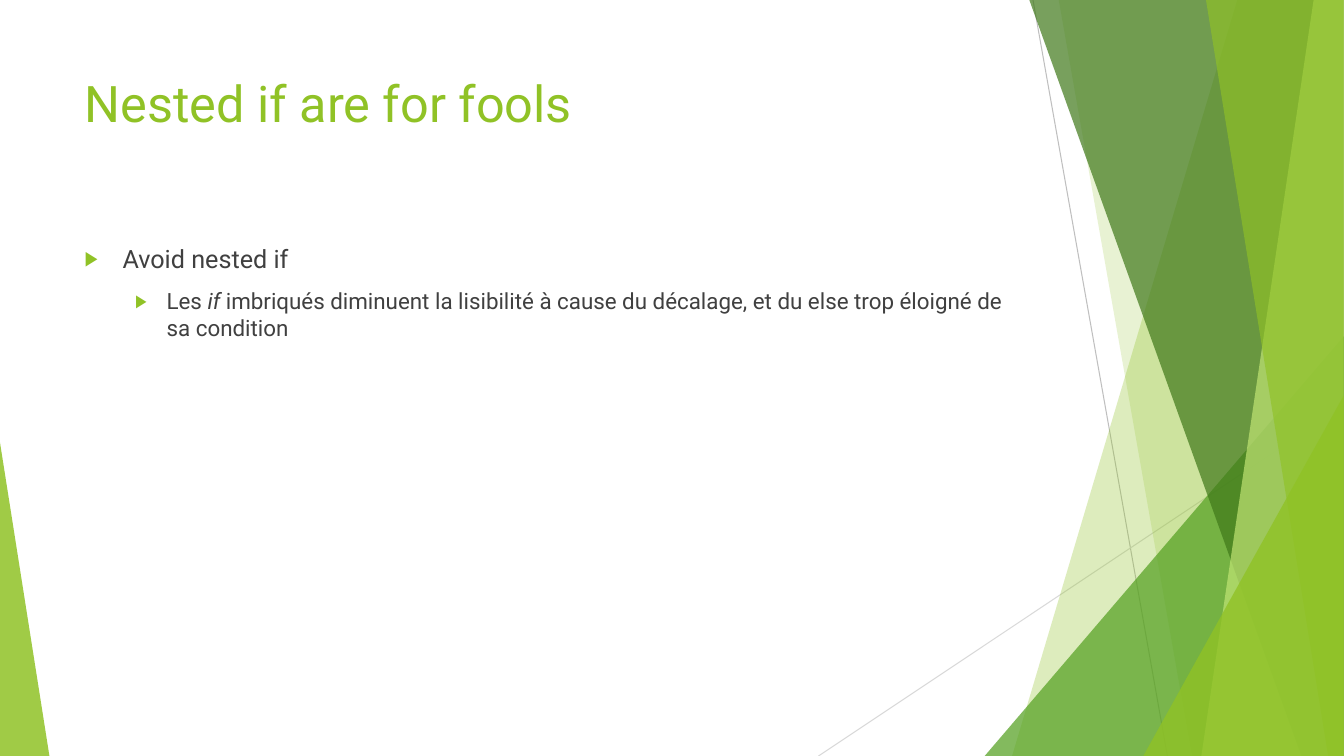
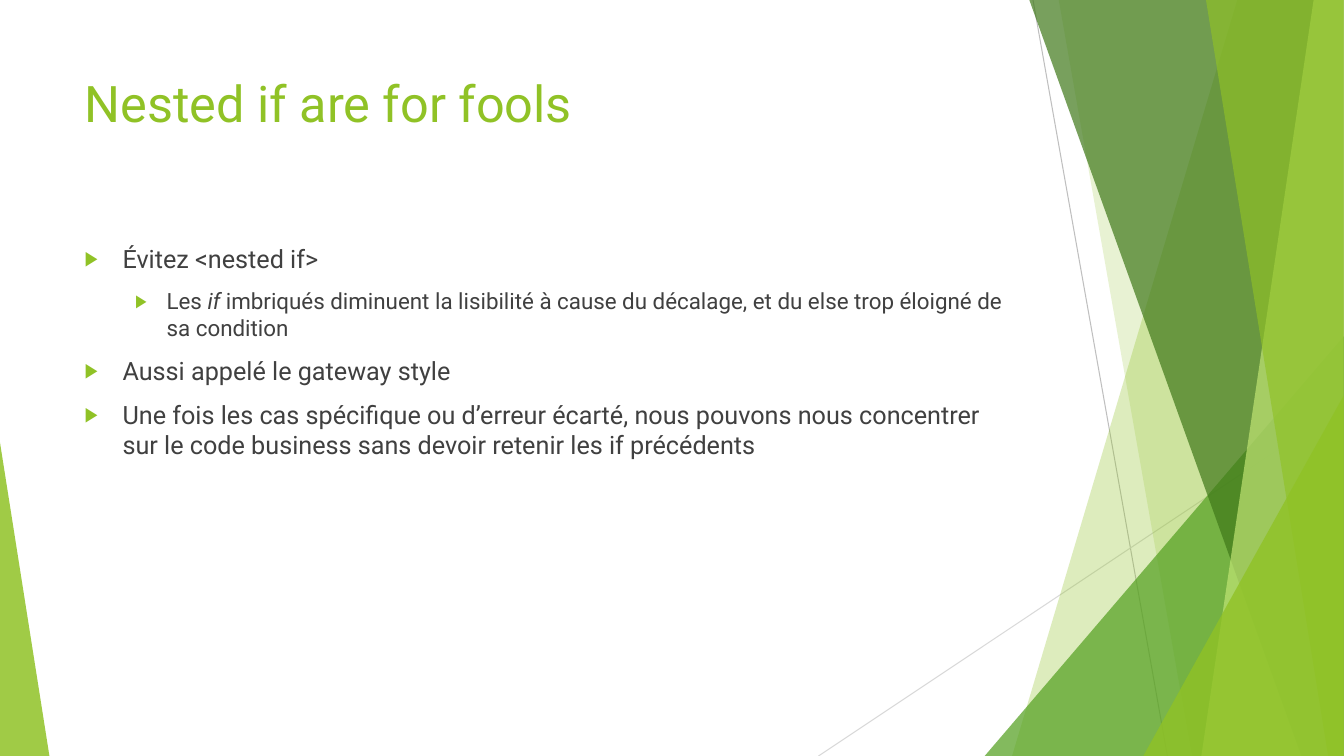
Before and after one commit to worming004/SimpleIsNotEasy, a slide deck: slide 9 of PPT/Easy != Simple.pptx (slide 16 before the commit). Drawn at 1344x756 pixels with LibreOffice and Linux fonts; fonts in the diff are those of the drawing. Boxes give left, top, right and bottom in pixels: in the first picture for what was removed or moved away, otherwise in the second. Text is boxed around its words. In the diff, an @@ line names an element or a change of style, - is before the commit and + after.

```diff
--- a/PPT/Easy != Simple.pptx
+++ b/PPT/Easy != Simple.pptx
@@ text at (123,245,318,269): text changed @@
-▶ Avoid nested if
+▶ Évitez <nested if>
@@ text at (123,361,979,459): paragraphs added @@
+▶ Aussi appelé le gateway style
+▶ Une fois les cas spécifique ou d’erreur écarté, nous pouvons nous concentrer sur le code business sans devoir retenir les if précédents
```
Also in this commit, not shown: 4 other slides changed, 1 slide added, 8 slides removed, 22 other files.
